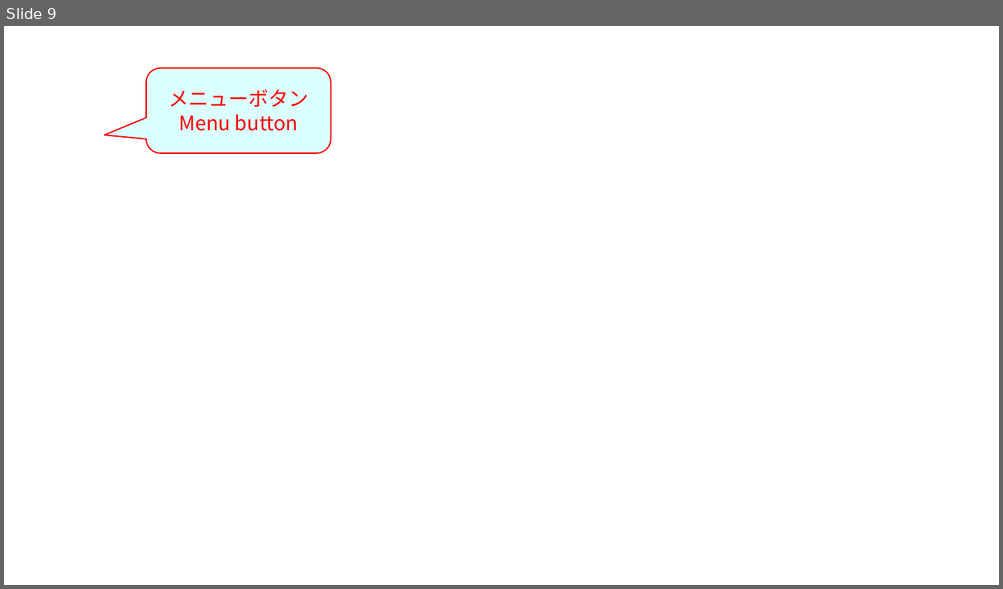
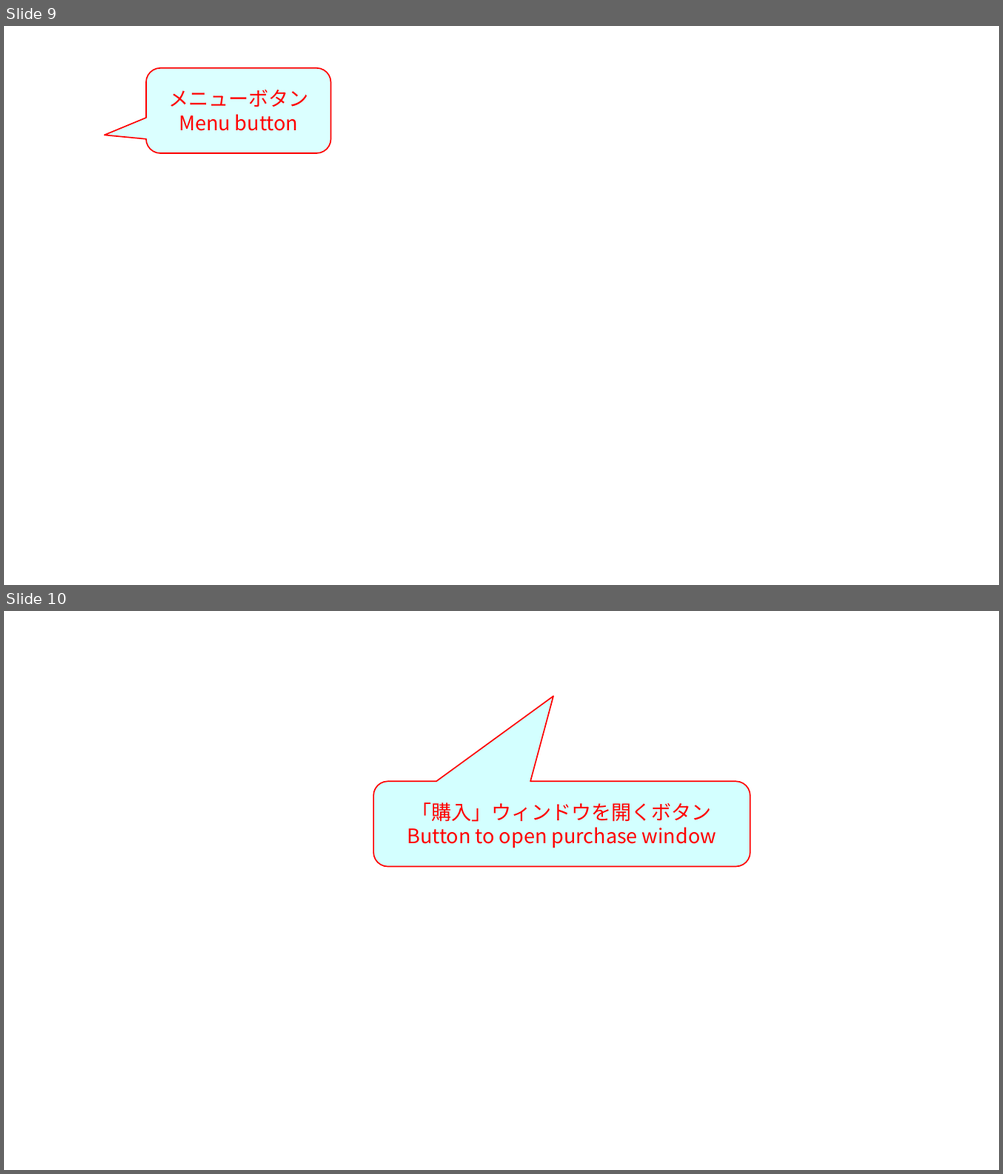
Before and after one commit to takezoff/x8support, a slide deck: work/x8_figures.odp. Shown one above the other, each under a label of ours: slide 9 before the commit, slides 9 and 10 after it. The pictures are 1003x589 and 1003x1174 pixels, drawn with LibreOffice and Linux fonts; fonts in the diff are those of the drawing; background and template pictures are left out. Boxes give left, top, right and bottom in pixels: in the first picture for what was removed or moved away, otherwise in the second. Text is boxed around its words. In the diff, an @@ line names an element or a change of style, - is before the commit and + after.

```diff
--- a/work/x8_figures.odp
+++ b/work/x8_figures.odp
@@ slide 10 added at box(4, 611, 999, 1170), background picture (left out) @@
@@ rounded speech box added at box(373, 782, 749, 866), fill #CCFFFF at 85% opacity, outline #FF0000 0.99 pt, 16 pt, text #FF0000 @@
+「購入」ウィンドウを開くボタン
+Button to open purchase window
```
Also in this commit, not shown: 1 other slide added, 8 other files.
